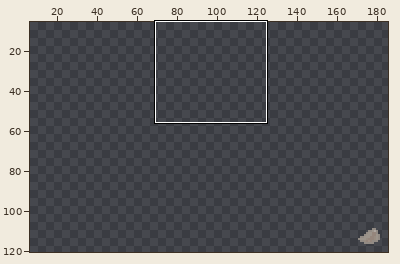
A sprite sheet gets an edit: images/waterAssets/sediment.png. The first picture is a wide view before the edit; the outline marks the close-up.
Close-up. Earlier state:
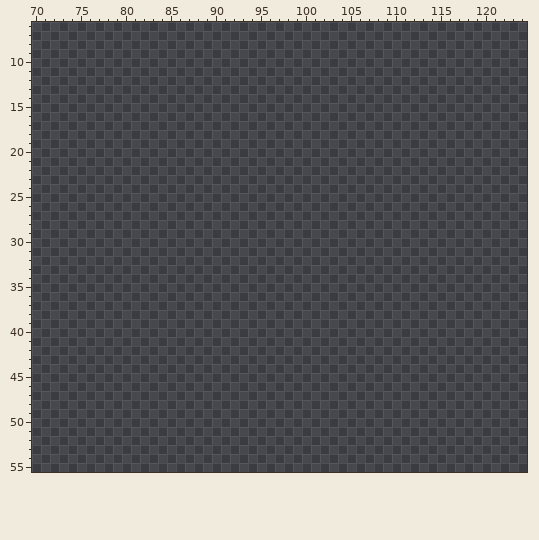
The file is 192x128 pixels. Pixels under 10% opacity are left out. Colours within 5 levels of each other are drawn and written as one. Shown: x 70..124, y 6..55. The wide view leaves out empty margins. The commit also changed other parts of the picture, which this record leaves out.
After:
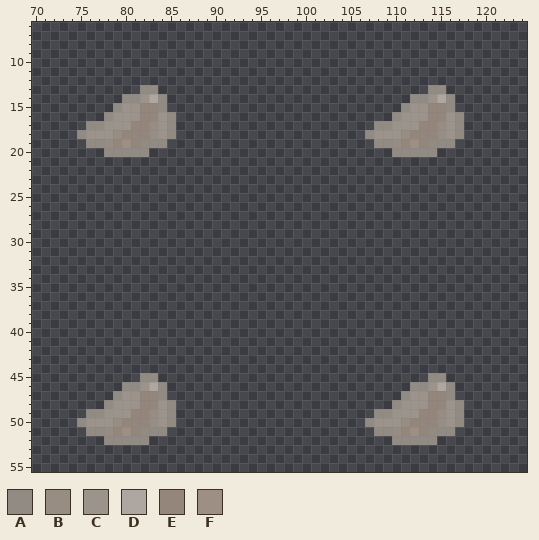
Palette (. is transparent): A #928b84  B #988d82  C #9c948b  D #aea6a0  E #95867c  F #9e8f84
Change:
@@ x 70..124 @@
 12 .......................................................
-13 .......................................................
-14 .......................................................
-15 .......................................................
-16 .......................................................
-17 .......................................................
-18 .......................................................
-19 .......................................................
-20 .......................................................
+13 ............AA..............................AA.........
+14 ..........AACDA...........................AACDA........
+15 .........ACCEEA..........................ACCEEA........
+16 ........ACCCEECA........................ACCCEECA.......
+17 ......AACCCEEBCA......................AACCCEEBCA.......
+18 .....ACCCBEEEBCA.....................ACCCBEEEBCA.......
+19 ......AABEFEAAA.......................AABEFEAAA........
+20 ........AAAAA...........................AAAAA..........
 21 .......................................................
@@ x 70..124 @@
 44 .......................................................
-45 .......................................................
-46 .......................................................
-47 .......................................................
-48 .......................................................
-49 .......................................................
-50 .......................................................
-51 .......................................................
-52 .......................................................
+45 ............AA..............................AA.........
+46 ..........AACDA...........................AACDA........
+47 .........ACCEEA..........................ACCEEA........
+48 ........ACCCEECA........................ACCCEECA.......
+49 ......AACCCEEBCA......................AACCCEEBCA.......
+50 .....ACCCBEEEBCA.....................ACCCBEEEBCA.......
+51 ......AABEFEAAA.......................AABEFEAAA........
+52 ........AAAAA...........................AAAAA..........
 53 .......................................................
Boxes around the changes in both close-ups, in picture pixels (x1, y1, x2, y2):
added: (77, 85, 176, 157)
added: (365, 85, 464, 157)
added: (77, 373, 176, 445)
added: (365, 373, 464, 445)
